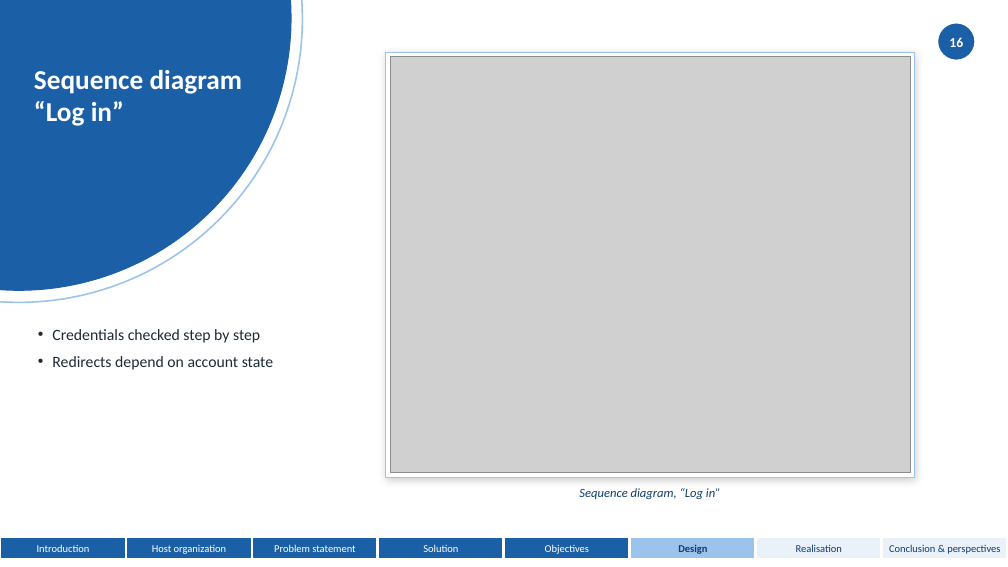
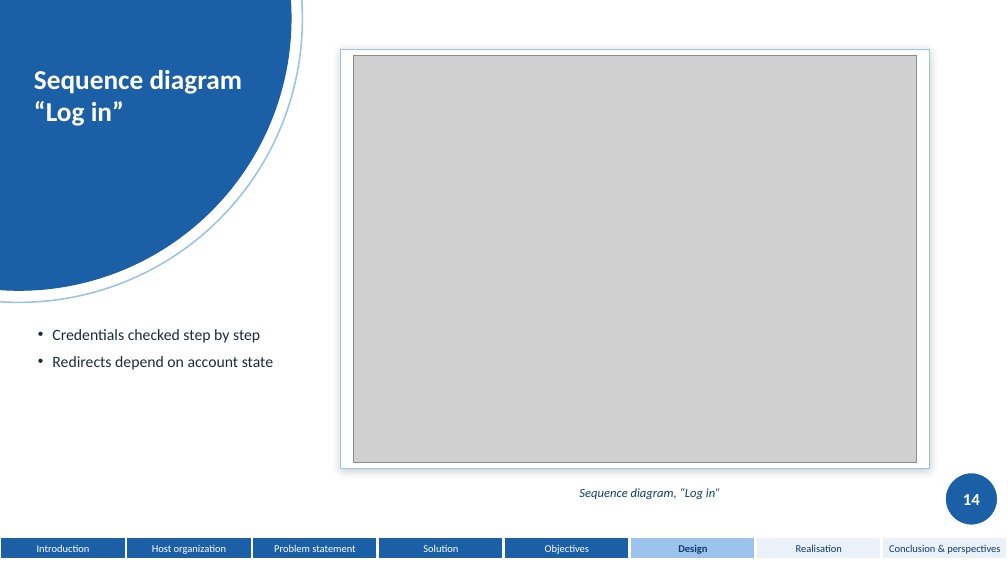
Before and after one commit to domdomxy/synkro, a slide deck: slide 15 of Synkro_PFA_Defense.pptx (slide 16 before the commit). Drawn at 1008x567 pixels with LibreOffice and Linux fonts; fonts in the diff are those of the drawing; grey boxes stand for pictures. Boxes give left, top, right and bottom in pixels: in the first picture for what was removed or moved away, otherwise in the second. Text is boxed around its words. In the diff, an @@ line names an element or a change of style, - is before the commit and + after.

```diff
--- a/Synkro_PFA_Defense.pptx
+++ b/Synkro_PFA_Defense.pptx
@@ rectangle resized from (x1=386, y1=52, x2=914, y2=477) to (x1=340, y1=49, x2=930, y2=469) @@
@@ picture resized from (x1=390, y1=57, x2=910, y2=473) to (x1=353, y1=55, x2=917, y2=463) @@
@@ page number removed at (x1=949, y1=37, x2=963, y2=47) @@
-16
@@ ellipse resized from (x1=938, y1=23, x2=975, y2=60) to (x1=945, y1=473, x2=998, y2=526) @@
@@ page number added at (x1=963, y1=494, x2=980, y2=505), 16 pt, text #FFFFFF, bold @@
+14
```
Also in this commit, not shown: 24 other slides changed, 2 slides removed, 1 other file.
